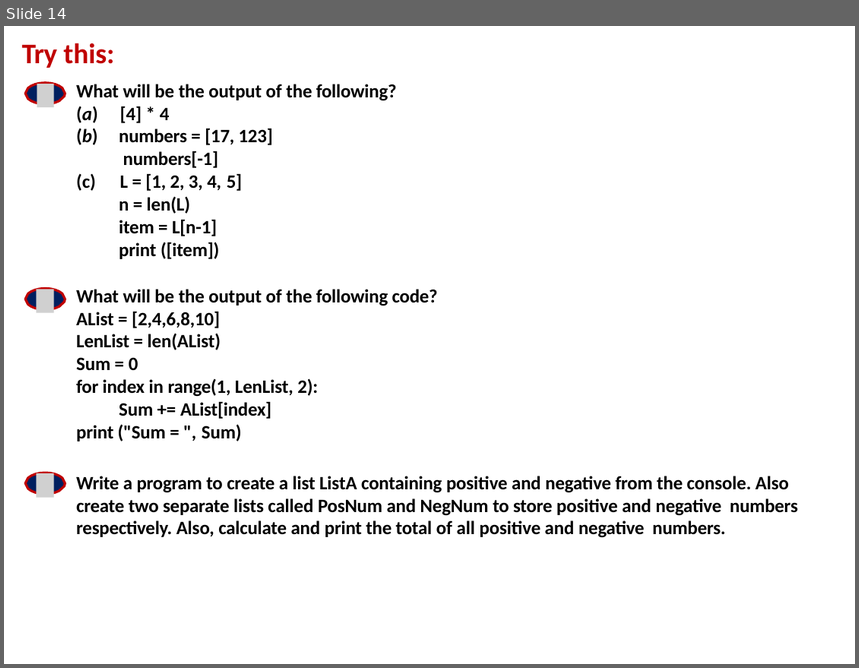
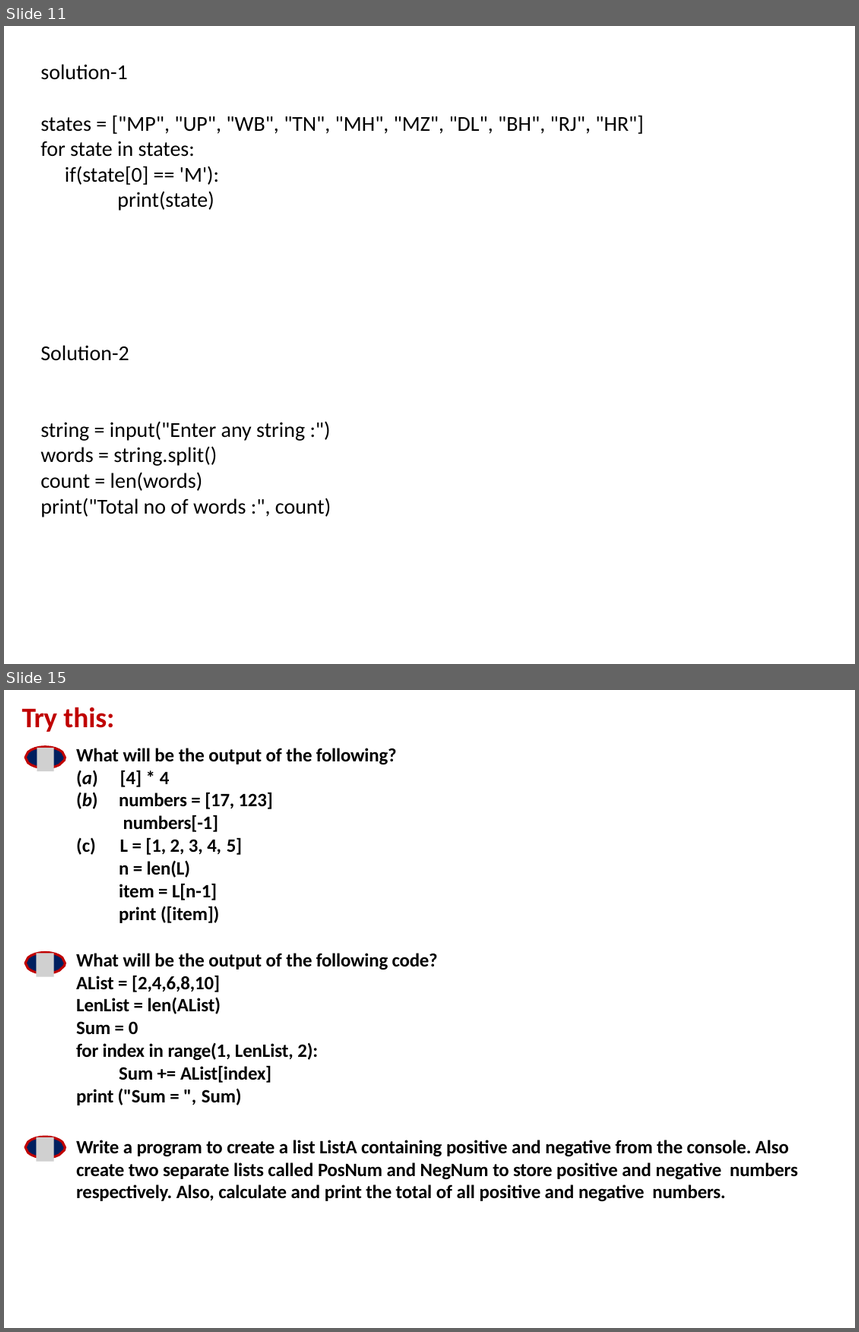
Before and after one commit to davcpscn/XI, a slide deck: Presentations/Lists.pptx. Shown one above the other, each under a label of ours: slide 14 before the commit, slides 11 and 15 after it; the slides between them are not shown. The pictures are 859x668 and 859x1332 pixels, drawn with LibreOffice and Linux fonts; fonts in the diff are those of the drawing; grey boxes stand for pictures. Boxes give left, top, right and bottom in pixels: in the first picture for what was removed or moved away, otherwise in the second. Text is boxed around its words. In the diff, an @@ line names an element or a change of style, - is before the commit and + after.

```diff
--- a/Presentations/Lists.pptx
+++ b/Presentations/Lists.pptx
@@ slide 11 added at (4,26,855,664), background #FFFFFF @@
@@ text added at (40,64,644,518), 18 pt, text #000000 @@
+solution-1
+states = ["MP", "UP", "WB", "TN", "MH", "MZ", "DL", "BH", "RJ", "HR"]
+for state in states:
+if(state[0] == 'M'):
+print(state)
+Solution-2
+string = input("Enter any string :")
+words = string.split()
+count = len(words)
+print("Total no of words :", count)
@@ what was slide 14 is now slide 15 @@
```
Also in this commit, not shown: 9 slides changed, 1 other slide added, 1 slide removed, 3 other files.
